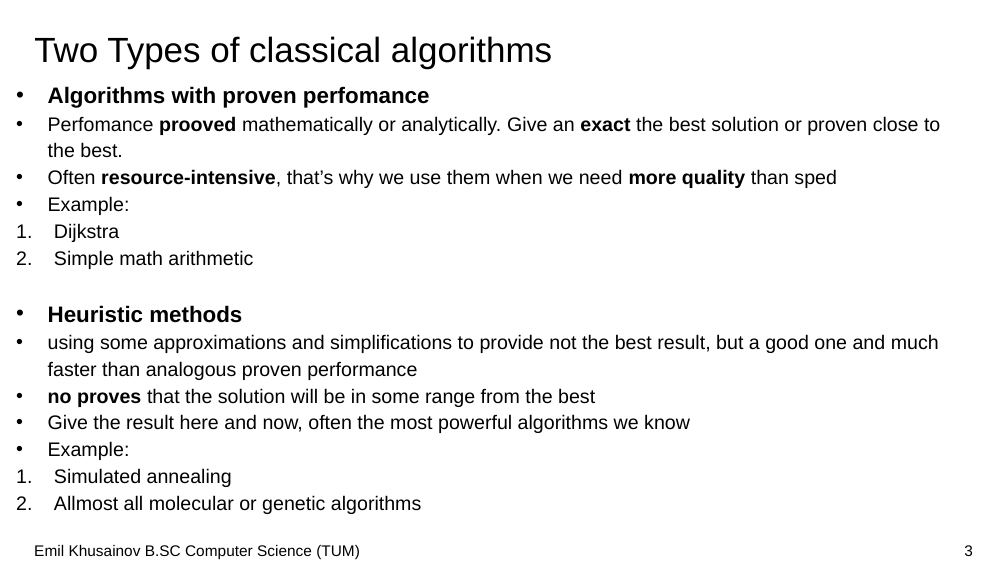
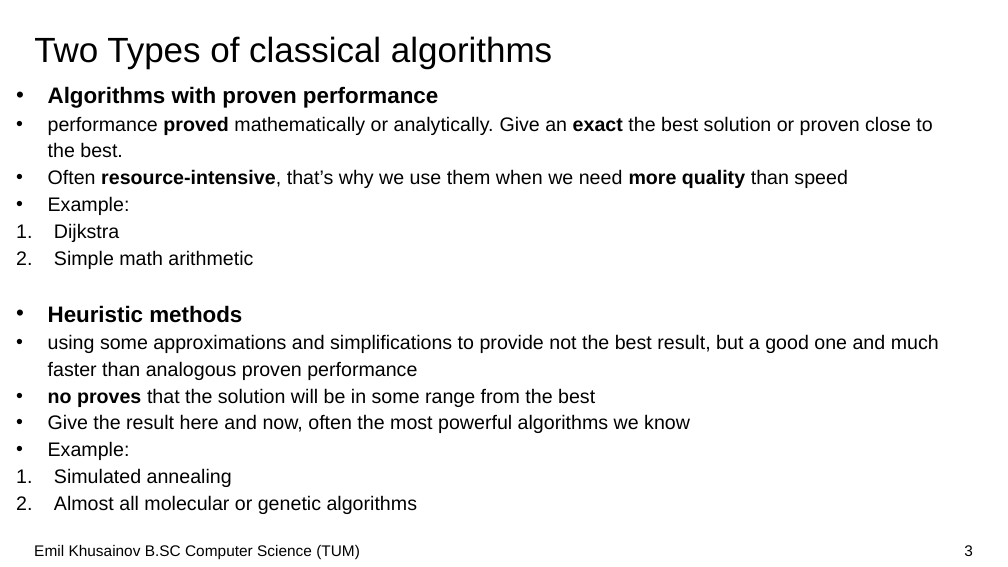
Before and after one commit to emilkanic0909/MaxCutQuiskitSeminar, a slide deck: slide 3 of Khuisainov MaxCut Presentation.pptx. Drawn at 1008x567 pixels with LibreOffice and Linux fonts; fonts in the diff are those of the drawing; background and template pictures are left out. Boxes give left, top, right and bottom in pixels: in the first picture for what was removed or moved away, otherwise in the second. Text is boxed around its words. In the diff, an @@ line names an element or a change of style, - is before the commit and + after.

Commit message:
Almost ready state

```diff
--- a/Khuisainov MaxCut Presentation.pptx
+++ b/Khuisainov MaxCut Presentation.pptx
@@ text at (x1=48, y1=86, x2=932, y2=188): text changed @@
-• Algorithms with proven perfomance
-• Perfomance prooved mathematically or analytically. Give an exact the best solution or proven close to the best.
-• Often resource-intensive, that’s why we use them when we need more quality than sped
+• Algorithms with proven performance
+• performance proved mathematically or analytically. Give an exact the best solution or proven close to the best.
+• Often resource-intensive, that’s why we use them when we need more quality than speed
@@ text at (x1=54, y1=495, x2=418, y2=514): text changed @@
-2. Allmost all molecular or genetic algorithms
+2. Almost all molecular or genetic algorithms
```
Also in this commit, not shown: 6 other slides changed, 2 slides added, 20 other files.
